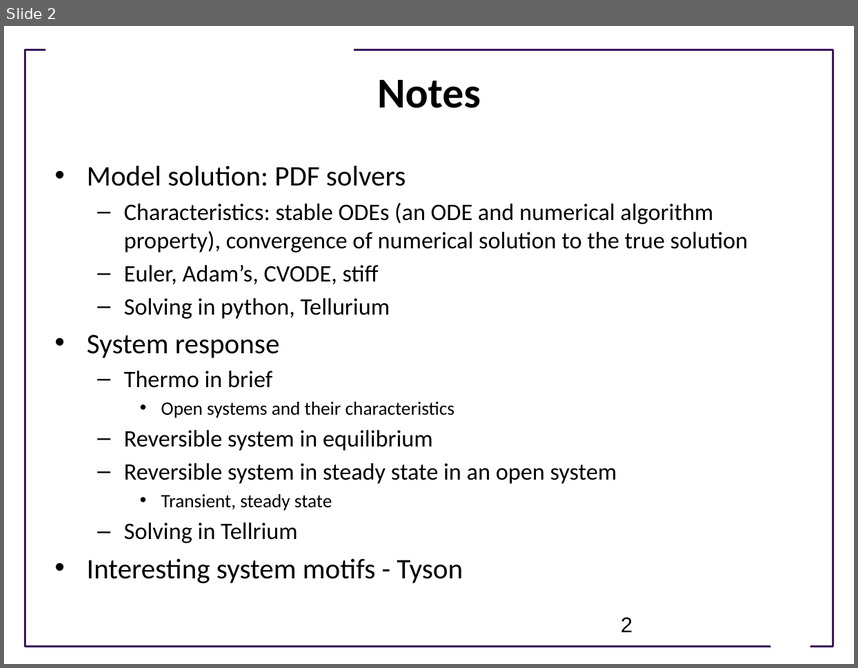
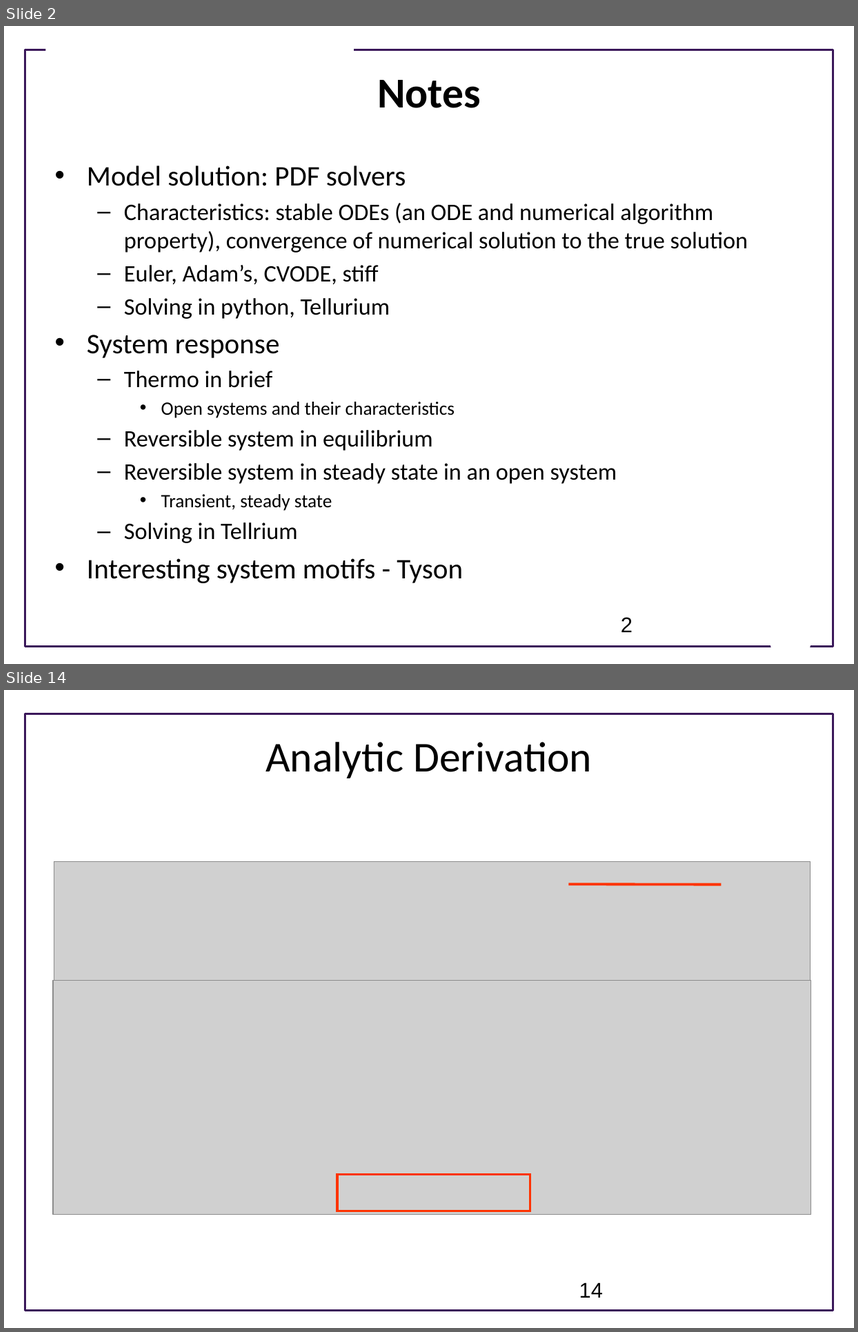
Before and after one commit to ModelEngineering/advancing-biomedical-models, a slide deck: Lectures/Week_2/CSE 599V Lecture 6 - Model Evaluation and System Responses.pptx. Shown one above the other, each under a label of ours: slide 2 before the commit, slides 2 and 14 after it; the slides between them are not shown. The pictures are 858x668 and 858x1332 pixels, drawn with LibreOffice and Linux fonts; fonts in the diff are those of the drawing; grey boxes stand for pictures; background and template pictures are left out. Boxes give left, top, right and bottom in pixels: in the first picture for what was removed or moved away, otherwise in the second. Text is boxed around its words. In the diff, an @@ line names an element or a change of style, - is before the commit and + after.

```diff
--- a/Lectures/Week_2/CSE 599V Lecture 6 - Model Evaluation and System Responses.pptx
+++ b/Lectures/Week_2/CSE 599V Lecture 6 - Model Evaluation and System Responses.pptx
@@ slide 14 added at (4, 690, 854, 1328), background #FFFFFF; not listed: 1 template element that a slide beside it also shows @@
@@ title added at (266, 742, 592, 778), 36 pt, text #000000 @@
+Analytic Derivation
@@ picture added at (54, 862, 810, 980) @@
@@ line added from (568, 884) to (722, 885), #FF3300 2.25 pt @@
@@ picture added at (53, 980, 811, 1214) @@
@@ rectangle added at (337, 1174, 530, 1210), outline #FF3300 2.25 pt @@
@@ page number added at (579, 1282, 603, 1297), 18 pt, text #000000 @@
+14
```
Also in this commit, not shown: 28 other slides added, 1 other file.
